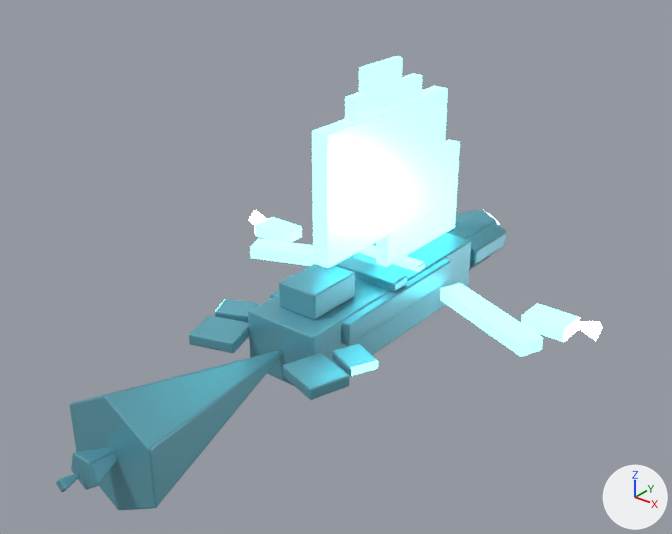
The FBX model Assets/Resources/Art/Import/Enemy_Scout.fbx: old version first, new version second.
Rendered twice from a 50 mm lens placed at (3.45, -4.48, 3.07), pointed at (0.15, -0.35, 0.51). Every picture has the same lights, and +X, +Y and +Z are marked at lower right. The older version comes first. Where no turn or scale is listed for an object, it has been applied to the vertices.

Objects in the first picture: 'Enemy_Scout_Buffer_v5'.
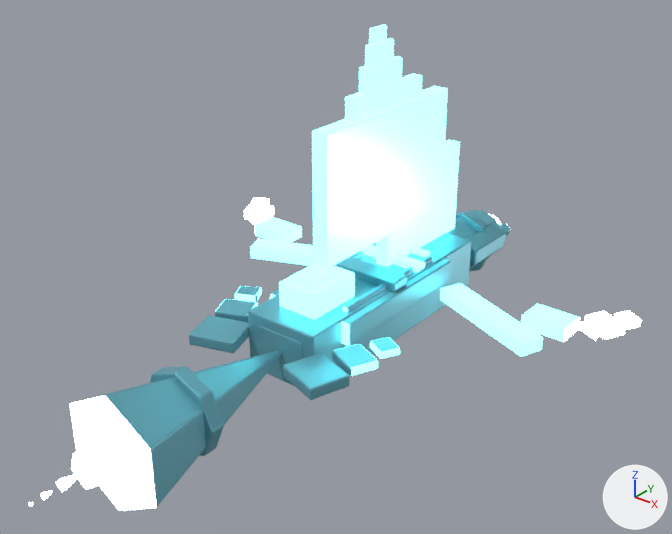
Boxes [x1, y1, x2, y2] around the edits, measured in the pictures (672 x 534 px; the box of a moved part takes in the faces that stretch with it):
'Enemy_Scout_Buffer_v5', reshaped (12% wider, 7% taller): before [56, 56, 602, 510]; after [29, 24, 642, 510]
part 1 of me_cube_061, added: after [40, 491, 52, 501]
part 2 of me_cube_061, added (cyan): after [150, 366, 224, 456]
part 3 of me_cube_061, added: after [244, 204, 274, 219]
part 4 of me_cube_061, added: after [584, 311, 626, 340]
part 5 of me_cube_061, added: after [251, 197, 269, 205]
part 6 of me_cube_061, added: after [614, 310, 642, 330]
part 7 of me_cube_061, added: after [235, 286, 262, 302]
part 8 of me_cube_061, added (cyan): after [370, 337, 400, 359]
part 9 of me_cube_061, added (cyan): after [365, 38, 394, 67]
part 10 of me_cube_061, added: after [369, 24, 387, 44]
part 11 of me_cube_061, added: after [455, 212, 488, 271]
part 12 of me_cube_061, added: after [409, 246, 430, 258]
part 13 of me_cube_061, added: after [289, 264, 340, 291]
part 14 of me_cube_061, added (mostly hidden): after [351, 243, 376, 258]
part 15 of me_cube_061, added: after [342, 256, 433, 312]
part 16 of me_cube_061, added: after [500, 223, 511, 236]
part 17 of me_cube_061, moved or reshaped: [88, 452, 117, 486] in both
part 18 of me_cube_061, recoloured: [232, 228, 454, 360] in both
part 19 of me_cube_061, recoloured (lighter): [56, 395, 157, 510] in both

The change, as a diff of the scene's bpy script:
```diff
--- a/Assets/Resources/Art/Import/Enemy_Scout.fbx.py
+++ b/Assets/Resources/Art/Import/Enemy_Scout.fbx.py
@@ me_cube_061 @@
-me_cube_061.from_pydata(...)  # 1893 vertices, 1821 faces; spans x -1.51..1.51, y -2.4..1.86, z -0.37..1.66
+me_cube_061.from_pydata(...)  # 3409 vertices, 3276 faces; spans x -1.71..1.71, y -2.59..1.95, z -0.37..1.89
+# me_cube_061 part 1: the loose piece of 37 vertices spanning x -0.04..0.04, y -2.4..-2.28, z -0.04..0.04 is copied, and the copy is scaled about its middle by (0.524, 0.441, 0.524), then moved by (0.0, -0.14, 0.0), in mat_mat_bufac_scoutg (cyan #c4ffff, glowing cyan #cbffff); it spans x -0.02..0.02, y -2.51..-2.44, z -0.02..0.02
+# me_cube_061 part 2: the loose piece of 112 vertices spanning x -0.22..0.22, y 0.95..1.65, z -0.22..0.22 is copied, and the copy is scaled about its middle by (1.28, 0.128, 1.28), then moved by (0.0, -2.85, 0.0); it spans x -0.28..0.28, y -1.6..-1.5, z -0.28..0.28
+# me_cube_061 part 3: the loose piece of 56 vertices spanning x -1.36..-1.04, y 0.49..0.71, z 0.01..0.11 is copied, and the copy is turned 26 degrees about the z axis through its middle and scaled by 0.694, then moved by (-0.32, 0.12, 0.04), in mat_mat_bufac_scoutg (cyan #c4ffff, glowing cyan #cbffff); it spans x -1.65..-1.39, y 0.6..0.84, z 0.06..0.14
+# me_cube_061 part 4: the loose piece of 56 vertices spanning x 1.04..1.36, y 0.49..0.71, z 0.01..0.11 is copied, and the copy is turned -26 degrees about the z axis through its middle and scaled by 0.694, then moved by (0.32, 0.12, 0.04), in mat_mat_bufac_scoutg (cyan #c4ffff, glowing cyan #cbffff); it spans x 1.39..1.65, y 0.6..0.84, z 0.06..0.14
+# me_cube_061 part 5: the loose piece of 56 vertices spanning x -1.36..-1.04, y 0.49..0.71, z 0.01..0.11 is copied, and the copy is multiplied about its middle by the matrix ((0.361, -0.261, 0.0), (0.208, 0.452, 0.0), (0.0, 0.0, 0.554)), then moved by (-0.42, 0.24, 0.06), in mat_mat_bufac_scoutg (cyan #c4ffff, glowing cyan #cbffff); it spans x -1.71..-1.53, y 0.76..0.92, z 0.09..0.15
+# me_cube_061 part 6: the loose piece of 56 vertices spanning x 1.04..1.36, y 0.49..0.71, z 0.01..0.11 is copied, and the copy is multiplied about its middle by the matrix ((0.361, 0.261, 0.0), (-0.208, 0.452, 0.0), (0.0, 0.0, 0.554)), then moved by (0.42, 0.24, 0.06), in mat_mat_bufac_scoutg (cyan #c4ffff, glowing cyan #cbffff); it spans x 1.53..1.71, y 0.76..0.92, z 0.09..0.15
+# me_cube_061 part 7: the loose piece of 56 vertices spanning x -0.65..-0.35, y -0.74..-0.46, z 0.05..0.11 is copied, and the copy is scaled about its middle by (0.649, 0.682, 0.809), then moved by (-0.08, 0.2, 0.02); it spans x -0.68..-0.48, y -0.5..-0.3, z 0.08..0.13
+# me_cube_061 part 8: the loose piece of 56 vertices spanning x 0.35..0.65, y -0.74..-0.46, z 0.05..0.11 is copied, and the copy is scaled about its middle by (0.649, 0.682, 0.809), then moved by (0.08, 0.2, 0.02); it spans x 0.48..0.68, y -0.5..-0.3, z 0.08..0.13
+# me_cube_061 part 9: the loose piece of 56 vertices spanning x -0.03..0.03, y 0.1..0.5, z 1.44..1.66 is copied, and the copy is scaled about its middle by (0.707, 0.641, 0.618), then moved by (0.0, -0.02, 0.17); it spans x -0.02..0.02, y 0.15..0.41, z 1.65..1.79
+# me_cube_061 part 10: the loose piece of 56 vertices spanning x -0.03..0.03, y 0.1..0.5, z 1.44..1.66 is copied, and the copy is scaled about its middle by (0.398, 0.382, 0.425), then moved by (0.0, -0.04, 0.29); it spans x -0.01..0.01, y 0.18..0.34, z 1.79..1.89
+# me_cube_061 part 11: the loose piece of 112 vertices spanning x -0.22..0.22, y 0.95..1.65, z -0.22..0.22 is copied, and the copy is scaled about its middle by (1.19, 0.0697, 1.19), then moved by (0.0, 0.15, 0.0); it spans x -0.26..0.26, y 1.42..1.48, z -0.26..0.26
+# me_cube_061 part 12: the loose piece of 56 vertices spanning x -0.28..0.28, y 0.4..0.5, z 0.21..0.26 is copied, and the copy is scaled about its middle by (0.722, 0.554, 0.762), then moved by (0.0, 0.2, 0.0), in mat_mat_bufac_scouta (cyan #59f9ff, glowing cyan #7cf9ff); it spans x -0.2..0.2, y 0.62..0.68, z 0.22..0.26
+# me_cube_061 part 13: the loose piece of 56 vertices spanning x -0.15..0.15, y -0.56..-0.14, z 0.21..0.39 is copied, and the copy is scaled about its middle by (0.655, 0.658, 0.288), then moved by (0.0, -0.03, 0.1), in mat_mat_bufac_scouta (cyan #59f9ff, glowing cyan #7cf9ff); it spans x -0.1..0.1, y -0.52..-0.24, z 0.37..0.43
+# me_cube_061 part 14: the loose piece of 56 vertices spanning x -0.34..-0.27, y -0.45..0.75, z 0.04..0.2 is copied, and the copy is scaled about its middle by (0.499, 0.832, 0.463), then moved by (0.08, 0.0, 0.08); it spans x -0.24..-0.2, y -0.35..0.65, z 0.16..0.24
+# me_cube_061 part 15: the loose piece of 56 vertices spanning x 0.27..0.34, y -0.45..0.75, z 0.04..0.2 is copied, and the copy is scaled about its middle by (0.499, 0.832, 0.463), then moved by (-0.08, 0.0, 0.08); it spans x 0.2..0.24, y -0.35..0.65, z 0.16..0.24
+# me_cube_061 part 16: a new loose piece of 70 vertices spanning x 0.13..0.23, y 1.75..1.81, z -0.01..0.1
+# me_cube_061 part 17: 4 vertices moved within x -0.11..0.11, y -2.25..-1.99, z -0.03..0.0; 5 vertices removed from x -0.11..0.11, y -2.26..-1.99, z -0.02..0.08; 5 vertices added at x -0.11..0.11, y -2.26..-1.99, z -0.03..0.09
+# me_cube_061 part 18: 126 faces spanning x -0.64..0.64, y -0.64..1.24, z 0.04..0.46 switch from mat_mat_bufac_scout (cyan #6cb3c4) to mat_mat_bufac_scouta (cyan #59f9ff, glowing cyan #7cf9ff)
+# me_cube_061 part 19: 91 faces spanning x -0.33..0.33, y -2.4..-1.99, z -0.37..0.37 switch from mat_mat_bufac_scout (cyan #6cb3c4) to mat_mat_bufac_scoutg (cyan #c4ffff, glowing cyan #cbffff)
+# other edits to the shape of me_cube_061 do not show in these pictures
```
